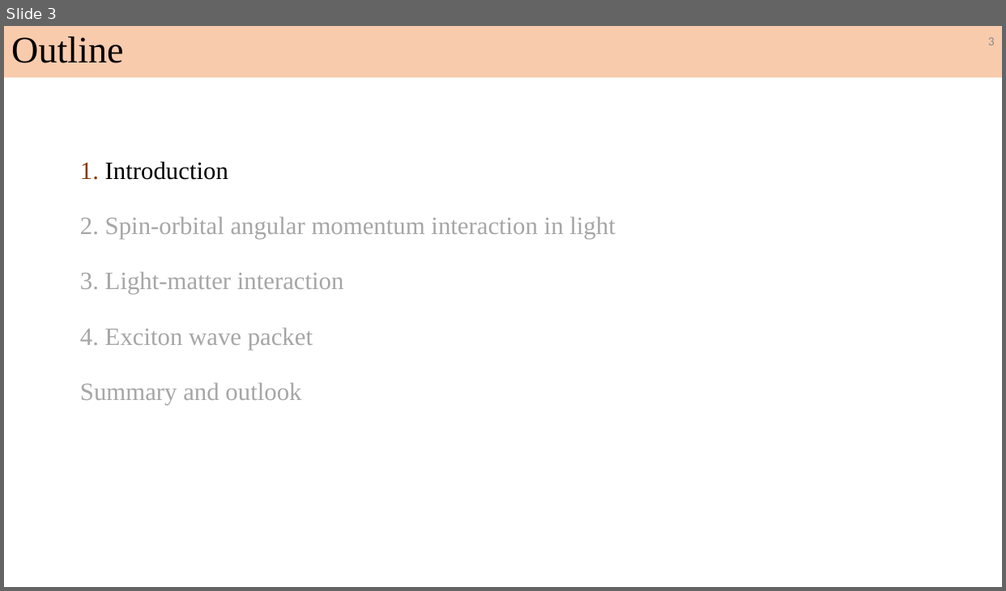
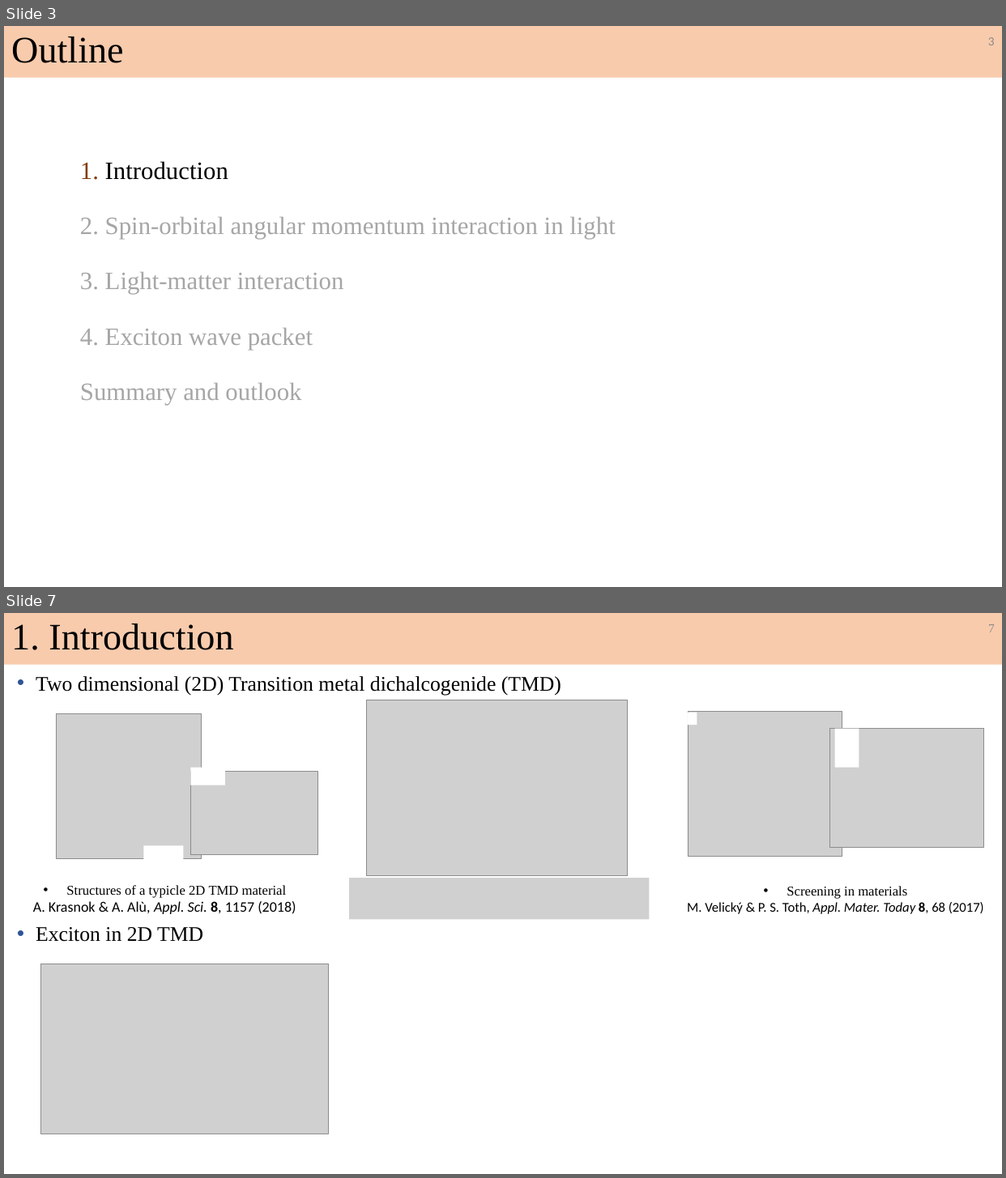
Before and after one commit to Liubroke13/Main_code, a slide deck: Final/碩士總結/RY_Defense_v1.pptx. Shown one above the other, each under a label of ours: slide 3 before the commit, slides 3 and 7 after it; the slides between them are not shown. The pictures are 1006x591 and 1006x1178 pixels, drawn with LibreOffice and Linux fonts; fonts in the diff are those of the drawing; grey boxes stand for pictures. Boxes give left, top, right and bottom in pixels: in the first picture for what was removed or moved away, otherwise in the second. Text is boxed around its words. In the diff, an @@ line names an element or a change of style, - is before the commit and + after.

```diff
--- a/Final/碩士總結/RY_Defense_v1.pptx
+++ b/Final/碩士總結/RY_Defense_v1.pptx
@@ slide 7 added at <box>4,613,1002,1174</box>, background #FFFFFF @@
@@ rectangle added at <box>4,613,1002,664</box>, fill #F8CBAD, 36 pt, text #000000 @@
+1. Introduction
@@ page number added at <box>988,624,995,632</box>, 12 pt, text #8C8C8C @@
+7
@@ text added at <box>36,676,561,696</box>, 20 pt, text #000000 @@
+• Two dimensional (2D) Transition metal dichalcogenide (TMD)
@@ picture added at <box>366,700,627,876</box> @@
@@ picture added at <box>56,714,201,859</box> @@
@@ picture added at <box>688,712,842,856</box> @@
@@ rectangle added at <box>688,713,697,726</box>, fill #FFFFFF @@
@@ picture added at <box>829,728,984,847</box> @@
@@ rectangle added at <box>835,728,859,767</box>, fill #FFFFFF @@
@@ rectangle added at <box>190,767,225,786</box>, fill #FFFFFF @@
@@ picture added at <box>191,771,317,855</box> @@
@@ rectangle added at <box>144,845,184,867</box>, fill #FFFFFF @@
@@ picture added at <box>349,878,650,920</box> @@
@@ text added at <box>33,885,296,914</box>, 14 pt, text #000000 @@
+• Structures of a typicle 2D TMD material
+A. Krasnok & A. Alù, Appl. Sci. 8, 1157 (2018)
@@ text added at <box>687,886,984,914</box>, 13 pt, text #000000 @@
+• Screening in materials
+M. Velický & P. S. Toth, Appl. Mater. Today 8, 68 (2017)
@@ text added at <box>36,927,203,942</box>, 20 pt, text #000000 @@
+• Exciton in 2D TMD
@@ picture added at <box>40,964,329,1134</box> @@
```
Also in this commit, not shown: 9 slides changed, 39 other slides added, 1 slide removed, 34 other files.
